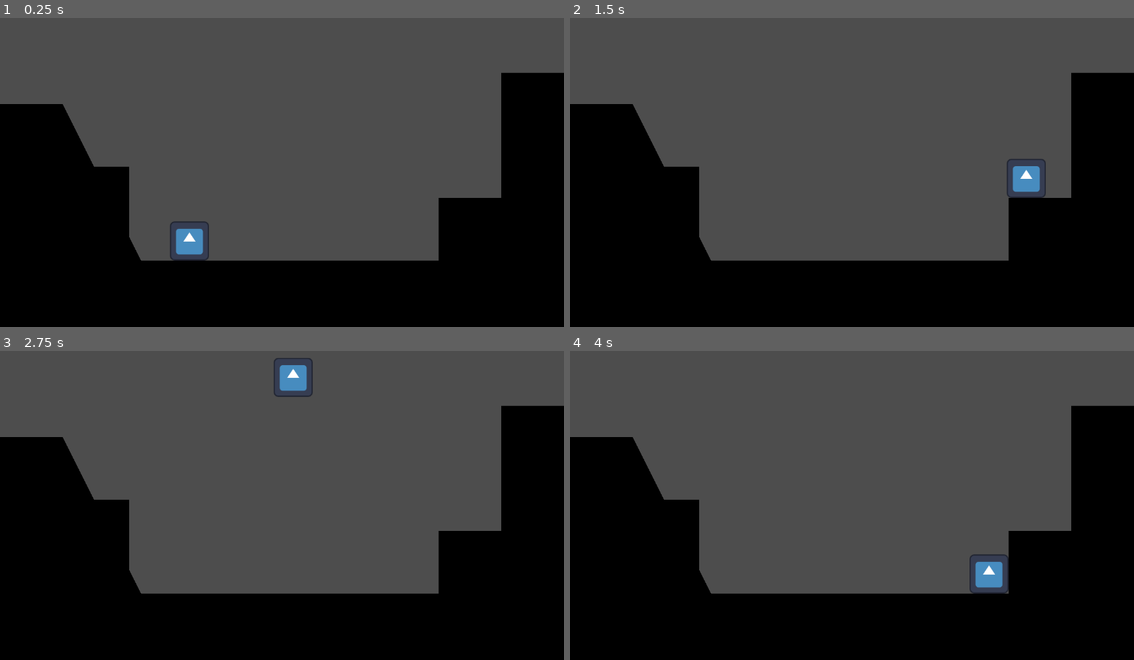
Above: before the commit, frames 1-4 (two rows, left to right).
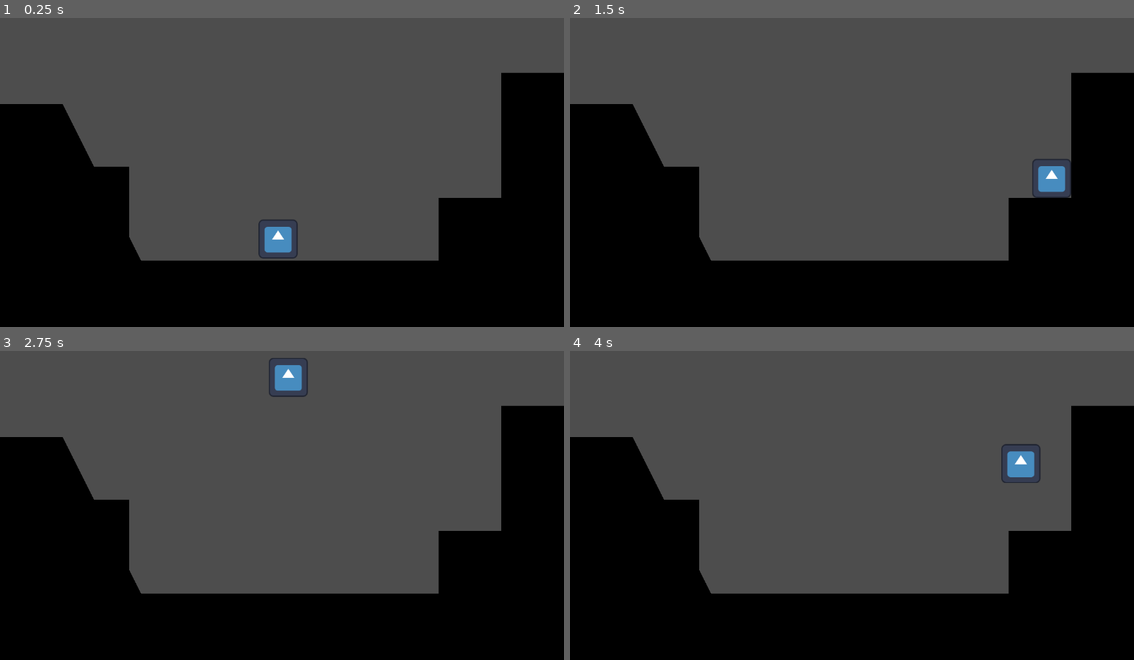
Above: after the commit, the same moments.

Repository: Soranohato/MusicalVania
Game: Godot game, scene res://Scenes/testScene.tscn
Same seed, same stepped clock (60 frames per second), same inputs: the game is played once before the commit and once after it. The engine's default icon, where the game draws it, is replaced by a stand-in: a white triangle on a blue panel in a dark square.
Inputs:
- Up to frame 1 (0.25 s): no input
- Up to frame 2 (1.5 s): hold Space (Jump) 0.53-1.28 s; hold D (Right) from 0.53 s (still down); tap Space (Jump) at 1.35 s
- Up to frame 3 (2.75 s): tap Space (Jump) at 1.52, 1.82 s; release D (Right) at 2.03 s; hold A (Left) from 2.03 s (still down); hold Space (Jump) from 2.03 s (still down)
- Up to frame 4 (4 s): release A (Left) at 2.78 s; release Space (Jump) at 2.78 s; hold D (Right) from 2.78 s (still down); tap Space (Jump) at 2.85, 3.02, 3.32 s; hold Space (Jump) from 3.53 s (still down)

The runs differ from the first frame. In frame 1, 1.1% of the frame differs, in the area x 30-53%, y 65-79%; in frame 2, 0.9%; in frame 3, 0.3%; in frame 4, 1.1%.

Commit message:
Changed jump input a bit
You can now hold space or up to keep jumping!

Diff:
--- /dev/null
+++ b/Scenes/Player.tscn
@@ -0,0 +1,18 @@
+[gd_scene load_steps=4 format=3 uid="uid://dv2800t4k4pa0"]
+
+[ext_resource type="Texture2D" uid="uid://dd3stm6v7khdj" path="res://Assets/icon.svg" id="1_32uw5"]
+[ext_resource type="Script" path="res://Scripts/PlayerController.gd" id="1_q6aik"]
+
+[sub_resource type="RectangleShape2D" id="RectangleShape2D_smhu7"]
+
+[node name="CharacterBody2D" type="CharacterBody2D"]
+script = ExtResource("1_q6aik")
+
+[node name="CollisionShape2D" type="CollisionShape2D" parent="."]
+scale = Vector2(4, 4)
+shape = SubResource("RectangleShape2D_smhu7")
+
+[node name="Sprite2D" type="Sprite2D" parent="."]
+position = Vector2(3.05176e-05, 0)
+scale = Vector2(0.625, 0.625)
+texture = ExtResource("1_32uw5")
--- a/Scenes/testScene.tscn
+++ b/Scenes/testScene.tscn
@@ -1,9 +1,6 @@
-[gd_scene load_steps=4 format=3 uid="uid://b7tiv21pb1rcv"]
+[gd_scene load_steps=2 format=3 uid="uid://b7tiv21pb1rcv"]
 
-[ext_resource type="Texture2D" uid="uid://dd3stm6v7khdj" path="res://Assets/icon.svg" id="1_w6sp8"]
-[ext_resource type="Script" path="res://Scripts/PlayerController.gd" id="2_a053c"]
-
-[sub_resource type="RectangleShape2D" id="RectangleShape2D_msmdr"]
+[ext_resource type="PackedScene" uid="uid://dv2800t4k4pa0" path="res://Scenes/Player.tscn" id="1_vbo53"]
 
 [node name="Node2D" type="Node2D"]
 
@@ -18,15 +15,5 @@
 position = Vector2(-29, 70)
 polygon = PackedVector2Array(-512, -40, -448, -880, -448, -496, -320, -496, -256, -368, -184, -368, -184, -224, -160, -176, 448, -176, 448, -304, 576, -304, 576, -560, 704, -560, 704, -880, 768, -40)
 
-[node name="Player" type="CharacterBody2D" parent="."]
-position = Vector2(387, 378)
-script = ExtResource("2_a053c")
-
-[node name="CollisionShape2D" type="CollisionShape2D" parent="Player"]
-scale = Vector2(4, 4)
-shape = SubResource("RectangleShape2D_msmdr")
-
-[node name="Sprite2D" type="Sprite2D" parent="Player"]
-position = Vector2(3.05176e-05, 0)
-scale = Vector2(0.625, 0.625)
-texture = ExtResource("1_w6sp8")
+[node name="CharacterBody2D" parent="." instance=ExtResource("1_vbo53")]
+position = Vector2(568, 368)
--- a/Scripts/PlayerController.gd
+++ b/Scripts/PlayerController.gd
@@ -10,16 +10,21 @@
 var jumpStr = 1000;
 var grounded = false;
 
+var facingDirection = 1;
+
 # Called when the node enters the scene tree for the first time.
 func _ready():
 	pass # Replace with function body.
 
-func _input(event):
-	if (event.is_action_pressed("Jump") && grounded):
-		velocity.y = -jumpStr;
+func checkJump():
+	var jumpInput = Input.is_action_pressed("Jump");
+	if(jumpInput):
+		if(grounded):
+			velocity.y = -jumpStr;
 	else:
-		if (event.is_action_released("Jump") && !grounded && velocity.y < 0):
+		if(!grounded && velocity.y < 0):
 			velocity.y *= 0.6;
+
 
 # Called every frame. 'delta' is the elapsed time since the previous frame.
 func _process(delta):
@@ -27,8 +32,10 @@
 	var xInput = 0;
 	if Input.is_action_pressed("Right"):
 		xInput += 1;
+		facingDirection = 1;
 	if Input.is_action_pressed("Left"):
 		xInput -= 1;
+		facingDirection = -1;
 
 	if xInput == 0: #todo: change this so it works for controllers
 		#Apply Friction
@@ -36,9 +43,9 @@
 			velocity.x = maxf(0, velocity.x - frictionSpeed * delta);
 		else:
 			velocity.x = minf(0, velocity.x + frictionSpeed * delta);
+	velocity.x = clampf(velocity.x + xInput * accelSpeed * delta, -maxSpeed, maxSpeed);
 
-
-	velocity.x = clampf(velocity.x + xInput * accelSpeed * delta, -maxSpeed, maxSpeed);
+	checkJump();
 #	print(velocity.x);
 
 	if(!grounded):
--- a/project.godot
+++ b/project.godot
@@ -35,3 +35,8 @@
 , Object(InputEventKey,"resource_local_to_scene":false,"resource_name":"","device":-1,"window_id":0,"alt_pressed":false,"shift_pressed":false,"ctrl_pressed":false,"meta_pressed":false,"pressed":false,"keycode":0,"physical_keycode":4194320,"key_label":0,"unicode":0,"echo":false,"script":null)
 ]
 }
+Dash={
+"deadzone": 0.5,
+"events": [Object(InputEventKey,"resource_local_to_scene":false,"resource_name":"","device":-1,"window_id":0,"alt_pressed":false,"shift_pressed":false,"ctrl_pressed":false,"meta_pressed":false,"pressed":false,"keycode":0,"physical_keycode":4194325,"key_label":0,"unicode":0,"echo":false,"script":null)
+]
+}
